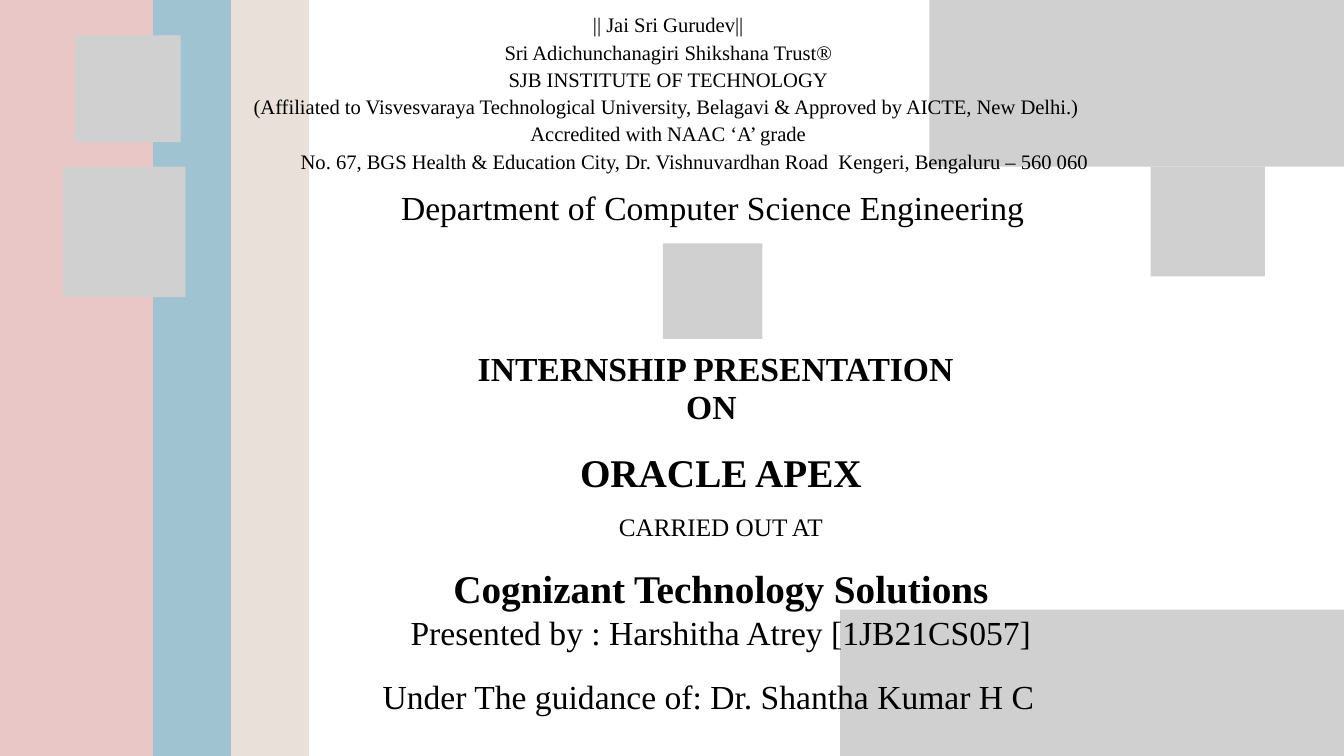
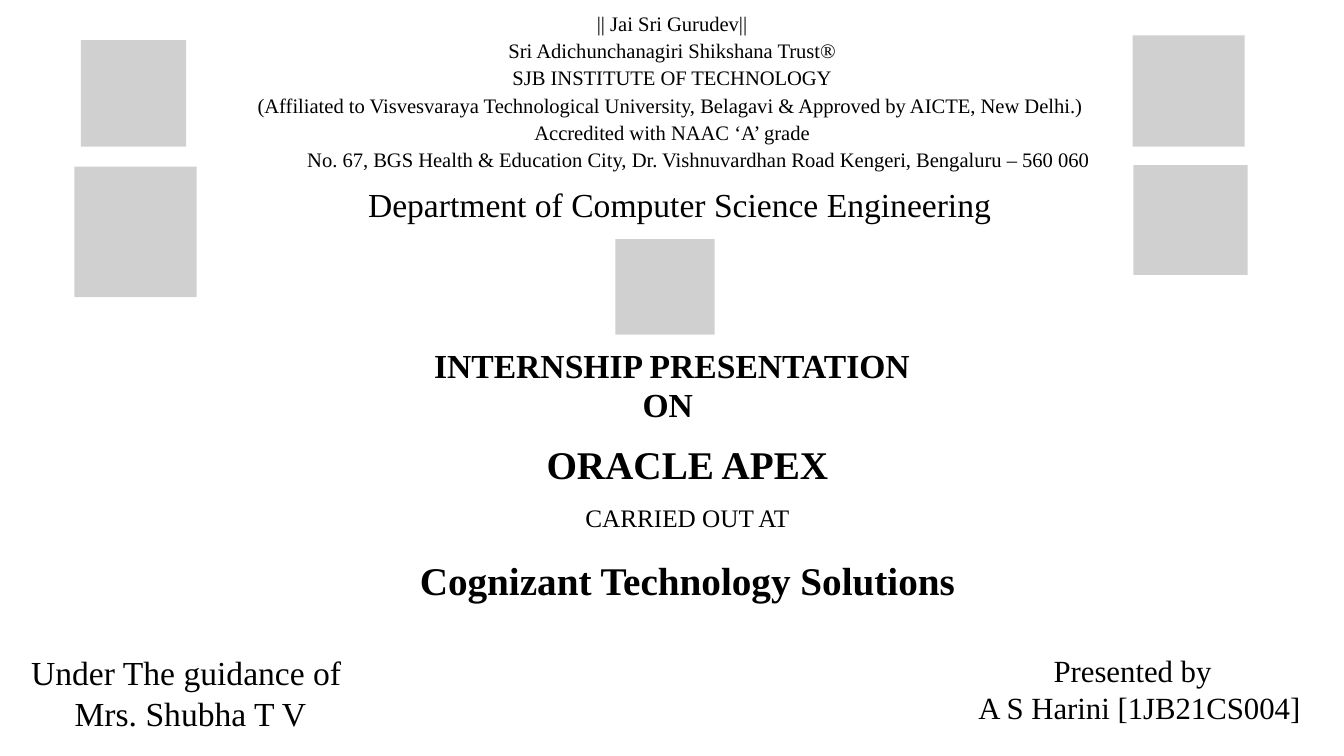
Before and after one commit to hariniariv/Report, a slide deck: slide 1 of ORACLE APEX.pptx. Drawn at 1344x756 pixels with LibreOffice and Linux fonts; fonts in the diff are those of the drawing; grey boxes stand for pictures. Boxes give left, top, right and bottom in pixels: in the first picture for what was removed or moved away, otherwise in the second. Text is boxed around its words. In the diff, an @@ line names an element or a change of style, - is before the commit and + after.

```diff
--- a/ORACLE APEX.pptx
+++ b/ORACLE APEX.pptx
@@ freeform shape removed at [0, 0, 154, 756] @@
@@ freeform shape removed at [76, 0, 232, 756] @@
@@ freeform shape removed at [153, 0, 310, 756] @@
@@ text "|| Jai Sri Gurudev||": place and size @@
-text "|| Jai Sri Gurudev||" at [254, 17, 1088, 174]
+text "|| Jai Sri Gurudev||" at [258, 16, 1089, 172]
@@ picture removed at [930, 0, 1344, 167] @@
@@ picture: place and size @@
-picture at [76, 35, 180, 142]
+picture at [81, 40, 186, 147]
@@ picture: place and size @@
-picture at [64, 166, 186, 297]
+picture at [75, 166, 197, 297]
@@ picture: place and size @@
-picture at [1150, 166, 1264, 276]
+picture at [1133, 165, 1247, 275]
@@ text "Department of Computer Science Engineering": place and size @@
-text "Department of Computer Science Engineering" at [401, 196, 1024, 226]
+text "Department of Computer Science Engineering" at [368, 193, 991, 224]
@@ picture: place and size @@
-picture at [663, 243, 763, 339]
+picture at [616, 239, 716, 335]
@@ text "INTERNSHIP PRESENTATION": place and size @@
-text "INTERNSHIP PRESENTATION" at [478, 358, 953, 420]
+text "INTERNSHIP PRESENTATION" at [434, 355, 910, 418]
@@ text "ORACLE APEX": place and size @@
-text "ORACLE APEX" at [411, 461, 1031, 651]
+text "ORACLE APEX" at [420, 453, 955, 603]
@@ text at [411, 618, 1031, 651]: paragraph removed @@
-Presented by : Harshitha Atrey [1JB21CS057]
@@ picture removed at [840, 610, 1344, 756] @@
@@ text at [31, 661, 341, 727]: text changed @@
-Under The guidance of: Dr. Shantha Kumar H C
+Under The guidance of Mrs. Shubha T V
@@ text added at [978, 660, 1301, 723], 22 pt, text #000000 @@
+Presented by
+A S Harini [1JB21CS004]
```
Also in this commit, not shown: 15 other slides changed, 4 slides added, 5 slides removed.
